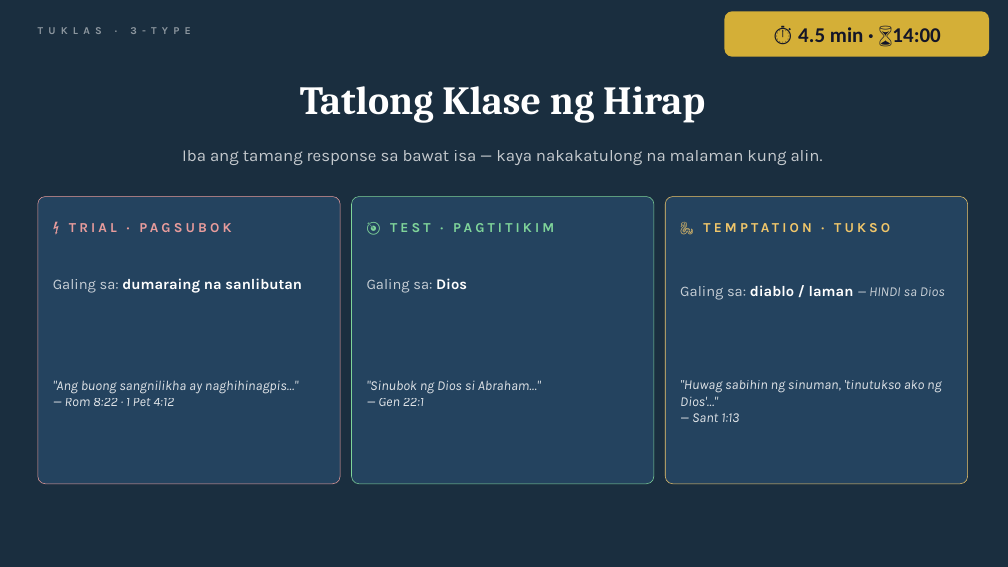
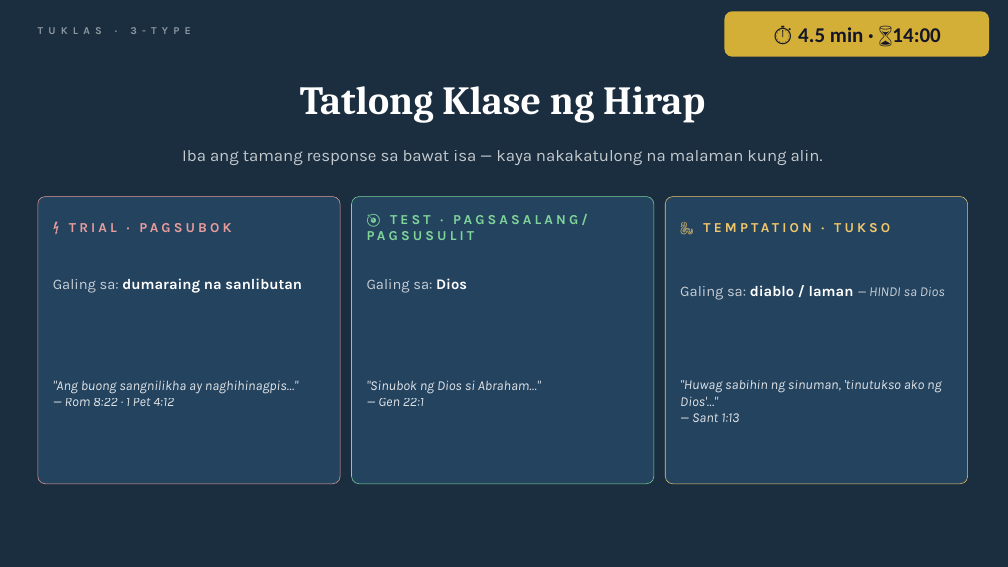
Before and after one commit to gejable1/multiply, a slide deck: slide 7 of lessons/btli101_xrw5fg/btli1_l5_slides.pptx. Drawn at 1008x567 pixels with LibreOffice and Linux fonts; fonts in the diff are those of the drawing. Boxes give left, top, right and bottom in pixels: in the first picture for what was removed or moved away, otherwise in the second. Text is boxed around its words. In the diff, an @@ line names an element or a change of style, - is before the commit and + after.

```diff
--- a/lessons/btli101_xrw5fg/btli1_l5_slides.pptx
+++ b/lessons/btli101_xrw5fg/btli1_l5_slides.pptx
@@ text at bbox=[367, 214, 588, 240]: text changed @@
-🎯 TEST · PAGTITIKIM
+🎯 TEST · PAGSASALANG/ PAGSUSULIT
```
Also in this commit, not shown: 2 other slides changed.
